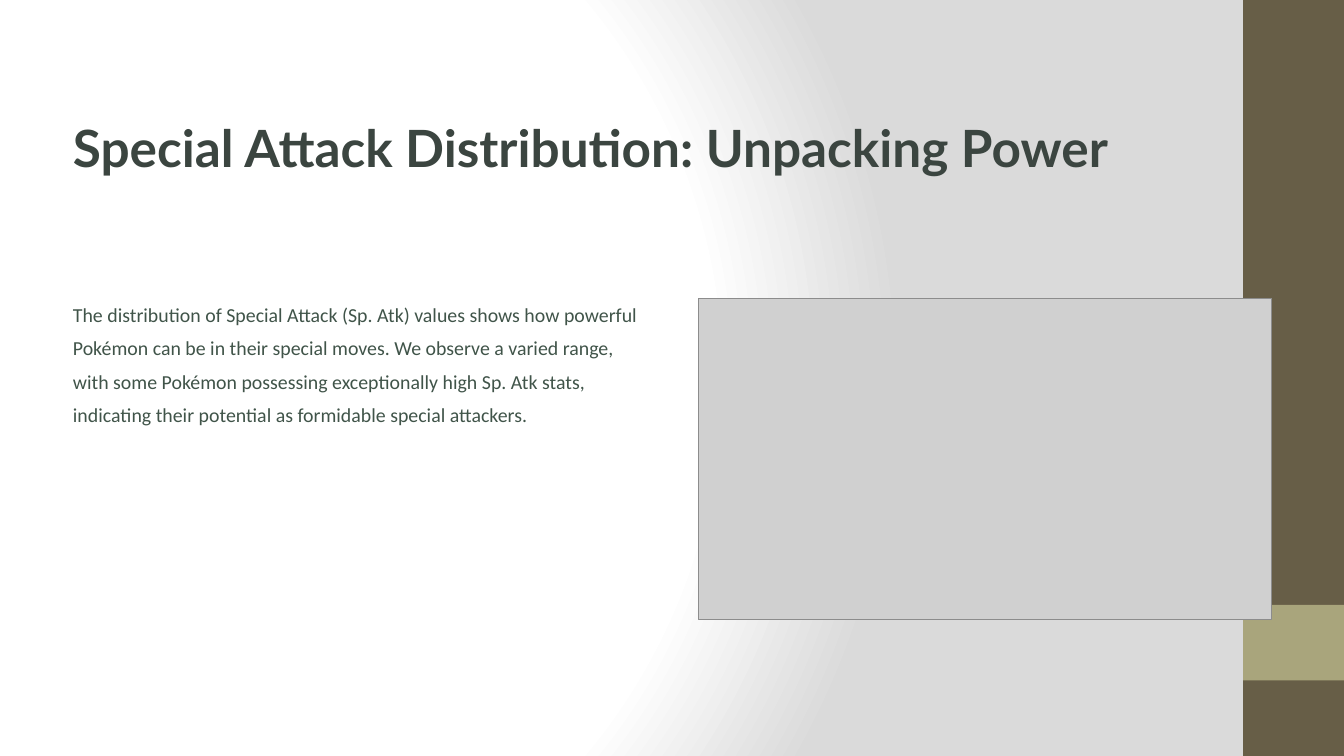
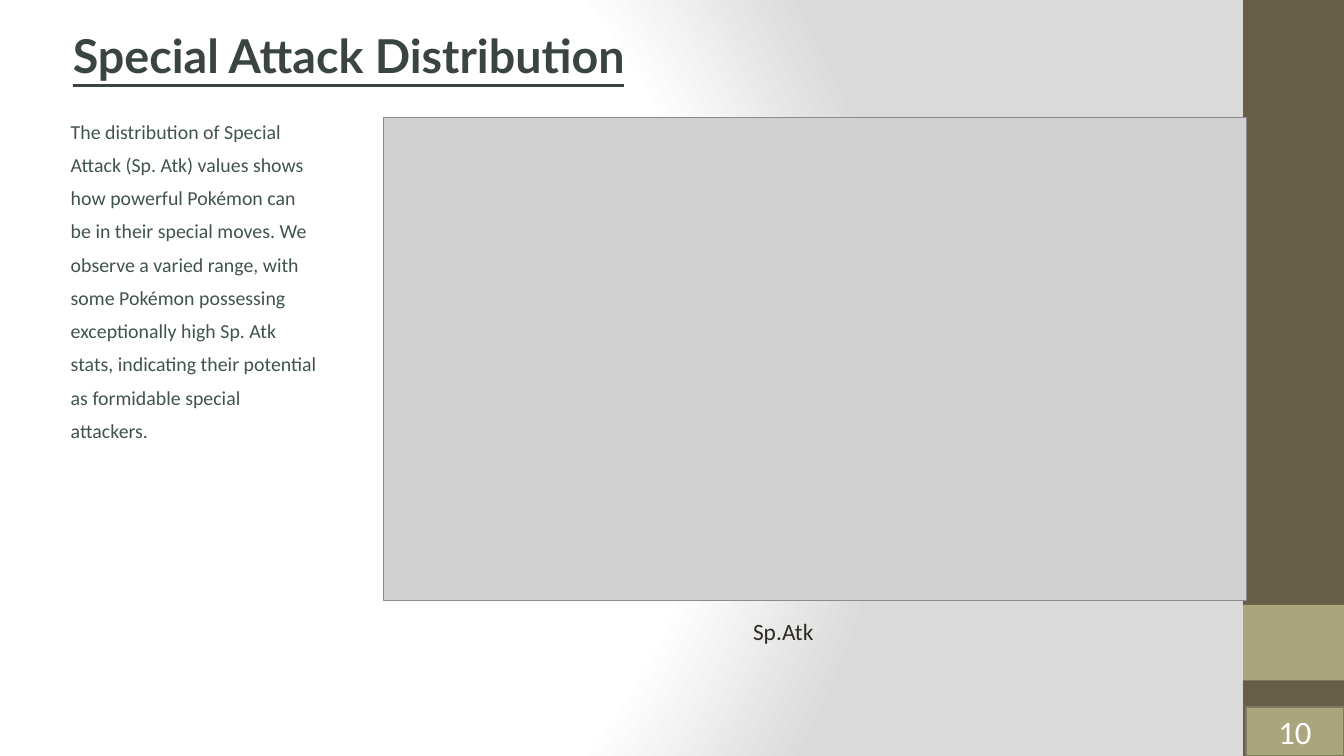
Before and after one commit to Sauri25/AI-PROJECTS, a slide deck: slide 10 of Project 2/P-okemon-EDA.pptx (slide 6 before the commit). Drawn at 1344x756 pixels with LibreOffice and Linux fonts; fonts in the diff are those of the drawing; grey boxes stand for pictures. Boxes give left, top, right and bottom in pixels: in the first picture for what was removed or moved away, otherwise in the second. Text is boxed around its words. In the diff, an @@ line names an element or a change of style, - is before the commit and + after.

```diff
--- a/Project 2/P-okemon-EDA.pptx
+++ b/Project 2/P-okemon-EDA.pptx
@@ text at (x1=73, y1=38, x2=625, y2=81): text changed; size 44 to 40 pt @@
-Special Attack Distribution: Unpacking Power
+Special Attack Distribution
@@ text "The distribution of Special Attack ..." rewrapped from (x1=73, y1=307, x2=637, y2=426) to (x1=71, y1=125, x2=317, y2=438) @@
@@ picture resized from (x1=698, y1=298, x2=1272, y2=619) to (x1=383, y1=118, x2=1246, y2=601) @@
@@ text added at (x1=753, y1=623, x2=813, y2=644), 20 pt, text #2F2B20 @@
+Sp.Atk
@@ rectangle added at (x1=1246, y1=707, x2=1344, y2=756), fill #A9A57C, outline #7D7A5C 2 pt, 28 pt, text #FFFFFF @@
+10
```
Also in this commit, not shown: 3 other slides changed, 14 slides added, 6 slides removed, 4 other files.
